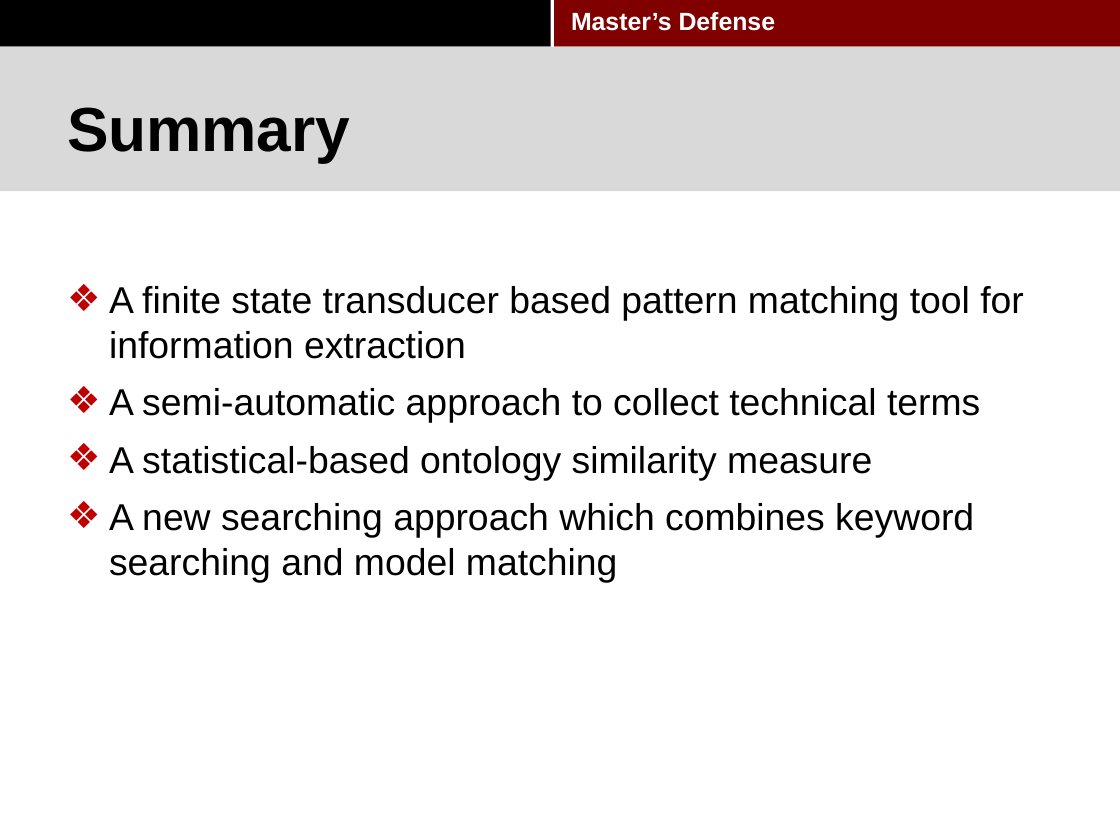
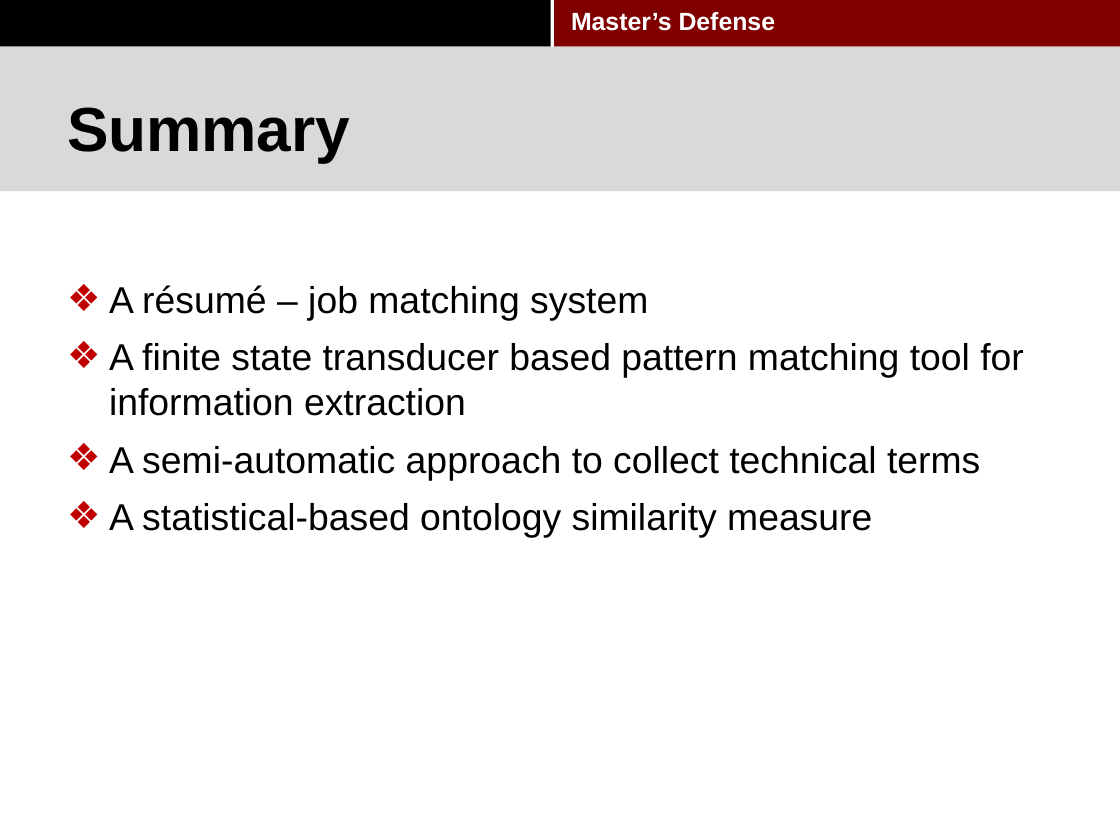
Before and after one commit to pkushiqiang/thesis, a slide deck: slide 71 of media/Master's thesis-2.pptx. Drawn at 1120x840 pixels with LibreOffice and Linux fonts; fonts in the diff are those of the drawing; background and template pictures are left out. Boxes give left, top, right and bottom in pixels: in the first picture for what was removed or moved away, otherwise in the second. Text is boxed around its words. In the diff, an @@ line names an element or a change of style, - is before the commit and + after.

```diff
--- a/media/Master's thesis-2.pptx
+++ b/media/Master's thesis-2.pptx
@@ text at [109, 285, 648, 321]: paragraph added @@
+❖ A résumé – job matching system
@@ text at [109, 503, 974, 582]: paragraph removed @@
-❖ A new searching approach which combines keyword searching and model matching
```
Also in this commit, not shown: 5 other slides changed.
